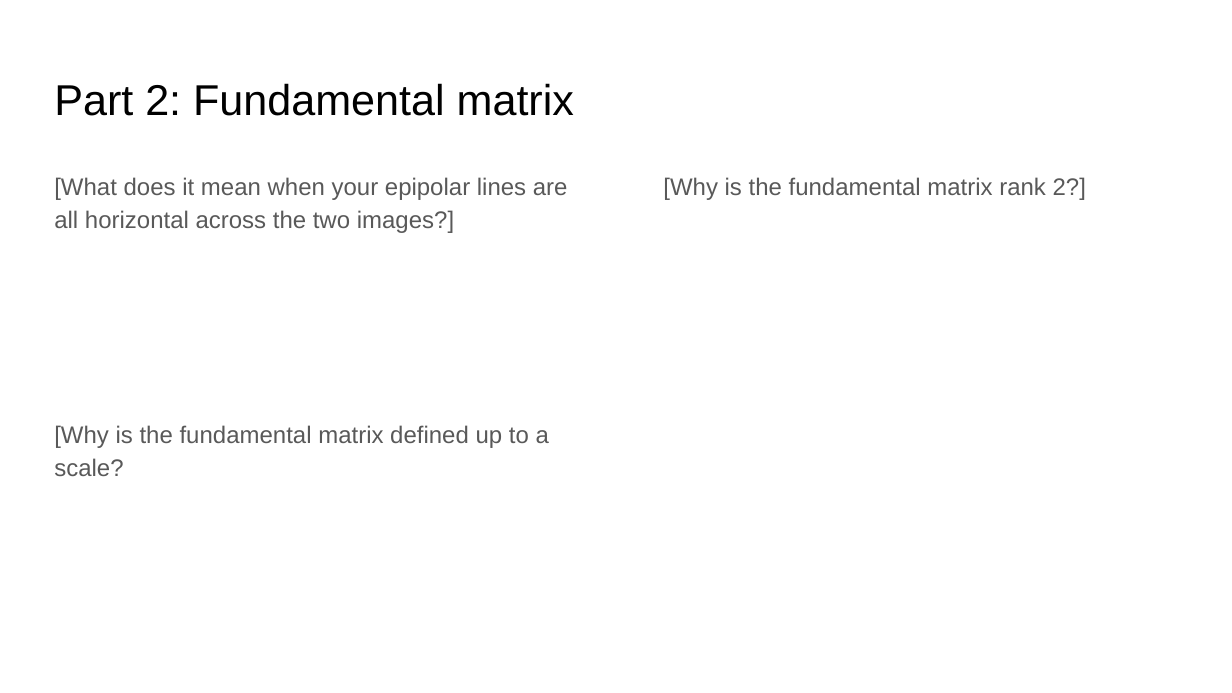
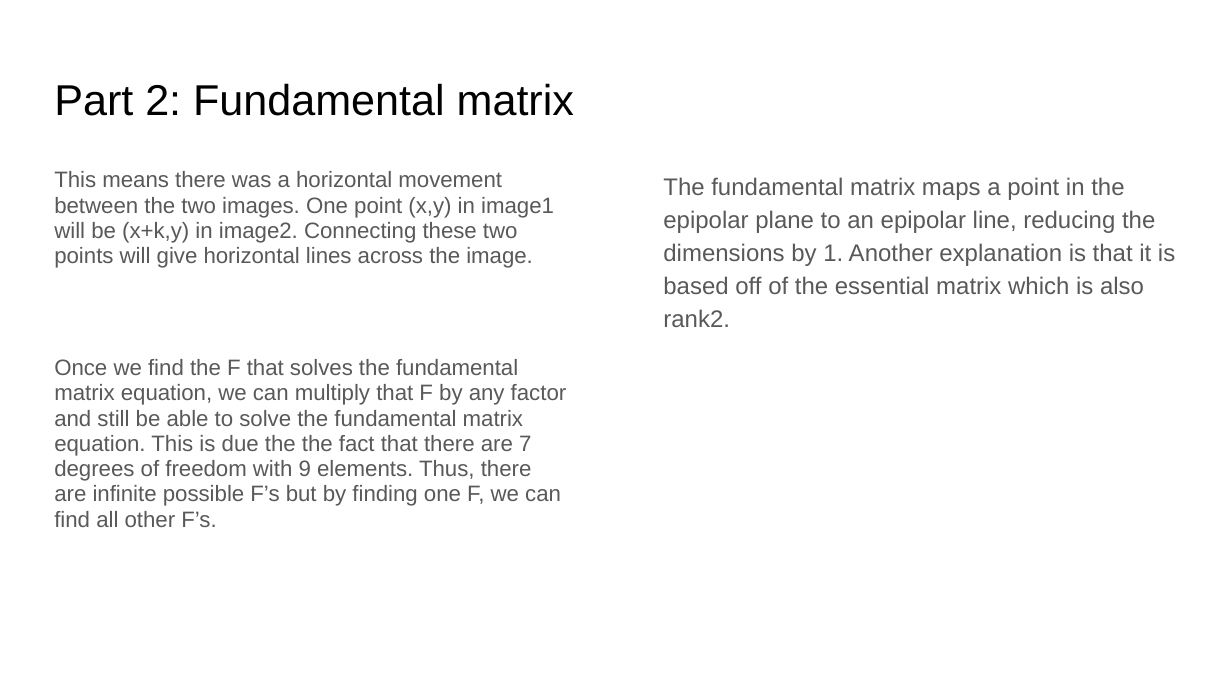
Before and after one commit to bojunyang24/CS6476, a slide deck: slide 7 of proj3/proj3_template.pptx. Drawn at 1232x693 pixels with LibreOffice and Linux fonts; fonts in the diff are those of the drawing. Boxes give left, top, right and bottom in pixels: in the first picture for what was removed or moved away, otherwise in the second. Text is boxed around its words. In the diff, an @@ line names an element or a change of style, - is before the commit and + after.

```diff
--- a/proj3/proj3_template.pptx
+++ b/proj3/proj3_template.pptx
@@ text at [54, 171, 567, 527]: text changed; size 14 to 12.9 pt @@
-[What does it mean when your epipolar lines are all horizontal across the two images?]
-[Why is the fundamental matrix defined up to a scale?
+This means there was a horizontal movement between the two images. One point (x,y) in image1 will be (x+k,y) in image2. Connecting these two points will give horizontal lines across the image.
+Once we find the F that solves the fundamental matrix equation, we can multiply that F by any factor and still be able to solve the fundamental matrix equation. This is due the the fact that there are 7 degrees of freedom with 9 elements. Thus, there are infinite possible F’s but by finding one F, we can find all other F’s.
@@ text at [663, 177, 1175, 327]: text changed @@
-[Why is the fundamental matrix rank 2?]
+The fundamental matrix maps a point in the epipolar plane to an epipolar line, reducing the dimensions by 1. Another explanation is that it is based off of the essential matrix which is also rank2.
```
Also in this commit, not shown: 13 other slides changed, 4 other files.
